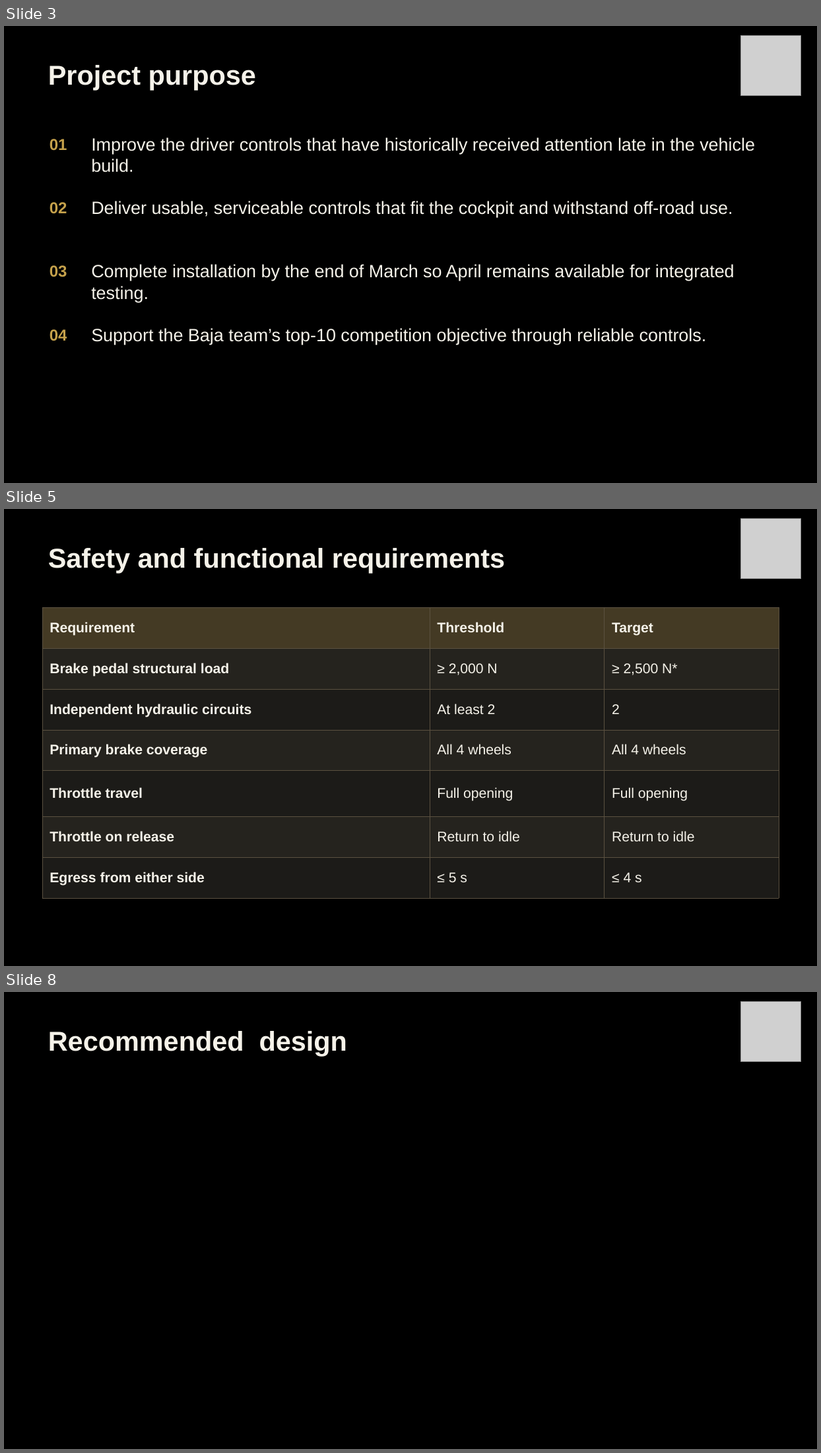
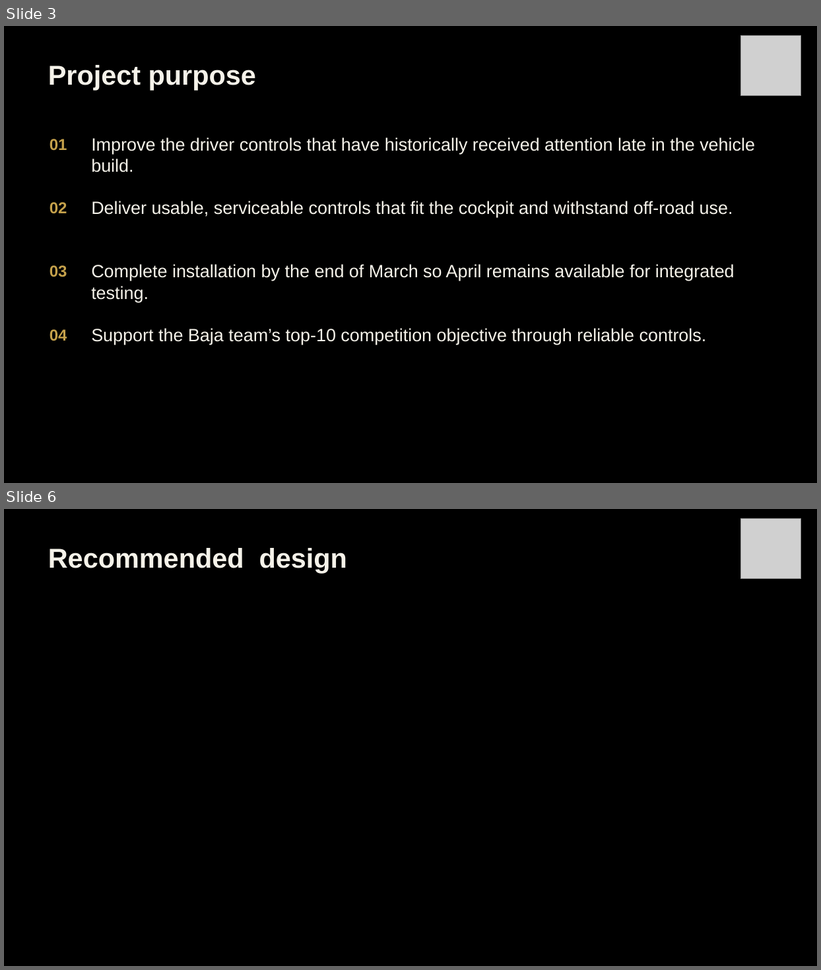
Before and after one commit to Polowater123/Aggie-Baja-Controls-The-A.B.C.-, a slide deck: PDR Draft.pptx. Shown one above the other, each under a label of ours: slides 3, 5 and 8 before the commit, slides 3 and 6 after it; the slides between them are not shown. The pictures are 821x1453 and 821x970 pixels, drawn with LibreOffice and Linux fonts; fonts in the diff are those of the drawing; grey boxes stand for pictures. Boxes give left, top, right and bottom in pixels: in the first picture for what was removed or moved away, otherwise in the second. Text is boxed around its words. In the diff, an @@ line names an element or a change of style, - is before the commit and + after.

```diff
--- a/PDR Draft.pptx
+++ b/PDR Draft.pptx
@@ slide 5 removed at <box>4,509,817,966</box>, background #000000 @@
@@ picture removed at <box>741,519,801,579</box> @@
@@ text removed at <box>48,548,505,573</box> @@
-Safety and functional requirements
@@ table removed at <box>42,607,778,899</box>, 7 rows, 3 columns @@
-Requirement | Threshold | Target
-Brake pedal structural load | ≥ 2,000 N | ≥ 2,500 N*
-Independent hydraulic circuits | At least 2 | 2
-Primary brake coverage | All 4 wheels | All 4 wheels
-Throttle travel | Full opening | Full opening
-Throttle on release | Return to idle | Return to idle
-Egress from either side | ≤ 5 s | ≤ 4 s
@@ what was slide 8 is now slide 6 @@
```
Also in this commit, not shown: 7 slides changed, 2 slides added, 3 other slides removed.
